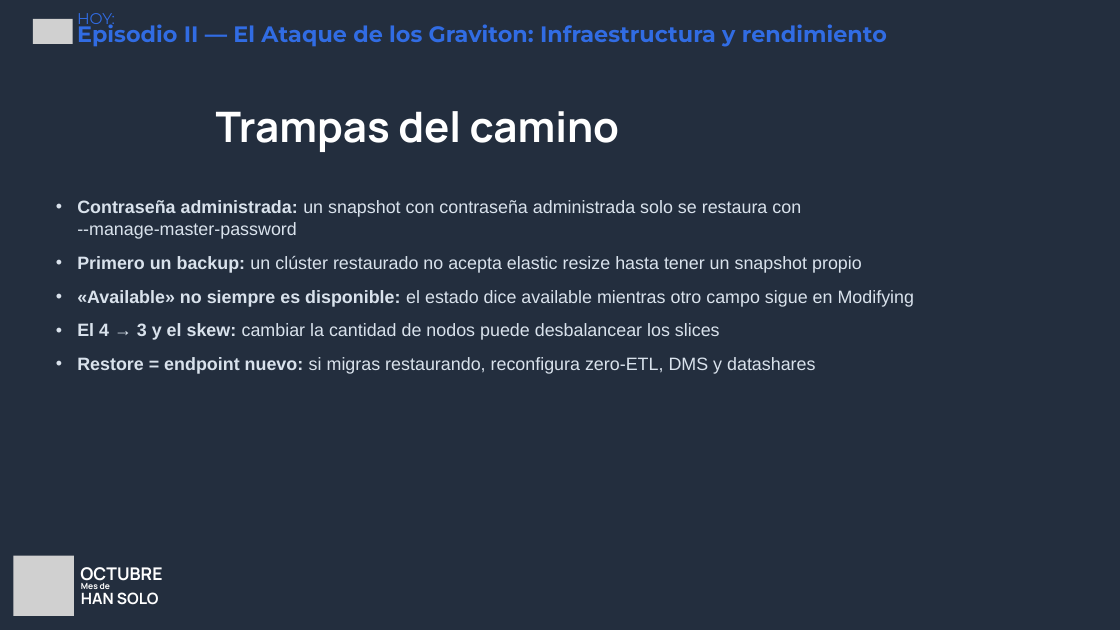
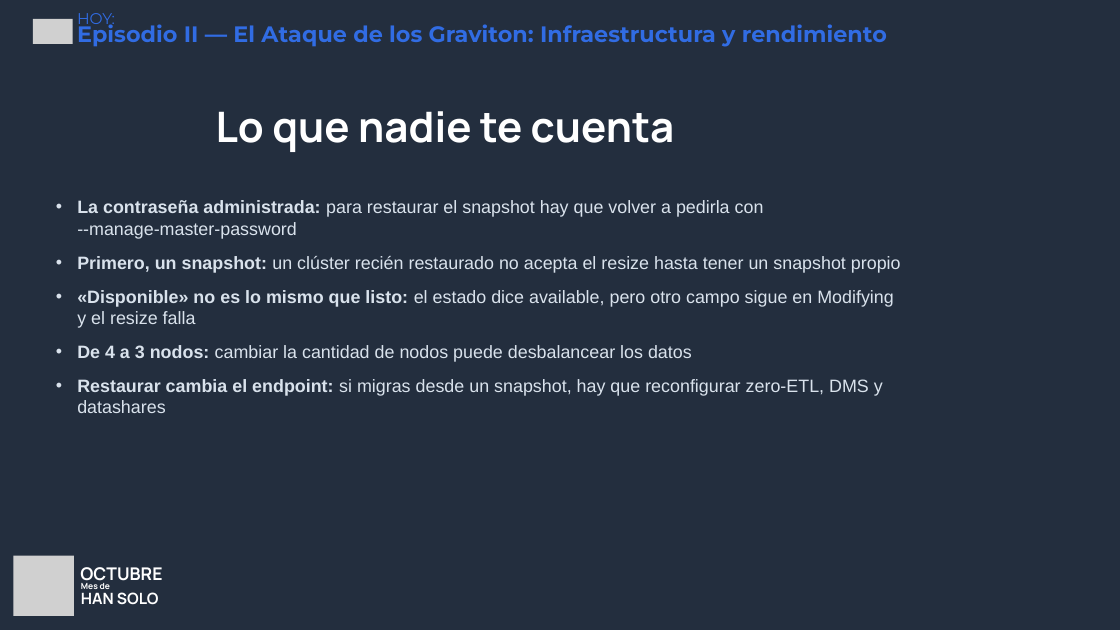
Before and after one commit to andrezc98/redshift-redemption, a slide deck: slide 27 of slides/redshift-redemption.pptx. Drawn at 1120x630 pixels with LibreOffice and Linux fonts; fonts in the diff are those of the drawing; grey boxes stand for pictures; background and template pictures are left out. Boxes give left, top, right and bottom in pixels: in the first picture for what was removed or moved away, otherwise in the second. Text is boxed around its words. In the diff, an @@ line names an element or a change of style, - is before the commit and + after.

```diff
--- a/slides/redshift-redemption.pptx
+++ b/slides/redshift-redemption.pptx
@@ text at (216, 111, 675, 152): text changed @@
-Trampas del camino
+Lo que nadie te cuenta
@@ text at (77, 200, 901, 413): text changed @@
-• Contraseña administrada: un snapshot con contraseña administrada solo se restaura con ‑‑manage‑master‑password
-• Primero un backup: un clúster restaurado no acepta elastic resize hasta tener un snapshot propio
-• «Available» no siempre es disponible: el estado dice available mientras otro campo sigue en Modifying
-• El 4 → 3 y el skew: cambiar la cantidad de nodos puede desbalancear los slices
-• Restore = endpoint nuevo: si migras restaurando, reconfigura zero-ETL, DMS y datashares
+• La contraseña administrada: para restaurar el snapshot hay que volver a pedirla con ‑‑manage‑master‑password
+• Primero, un snapshot: un clúster recién restaurado no acepta el resize hasta tener un snapshot propio
+• «Disponible» no es lo mismo que listo: el estado dice available, pero otro campo sigue en Modifying y el resize falla
+• De 4 a 3 nodos: cambiar la cantidad de nodos puede desbalancear los datos
+• Restaurar cambia el endpoint: si migras desde un snapshot, hay que reconfigurar zero-ETL, DMS y datashares
```
Also in this commit, not shown: 28 other slides changed, 5 other files.
